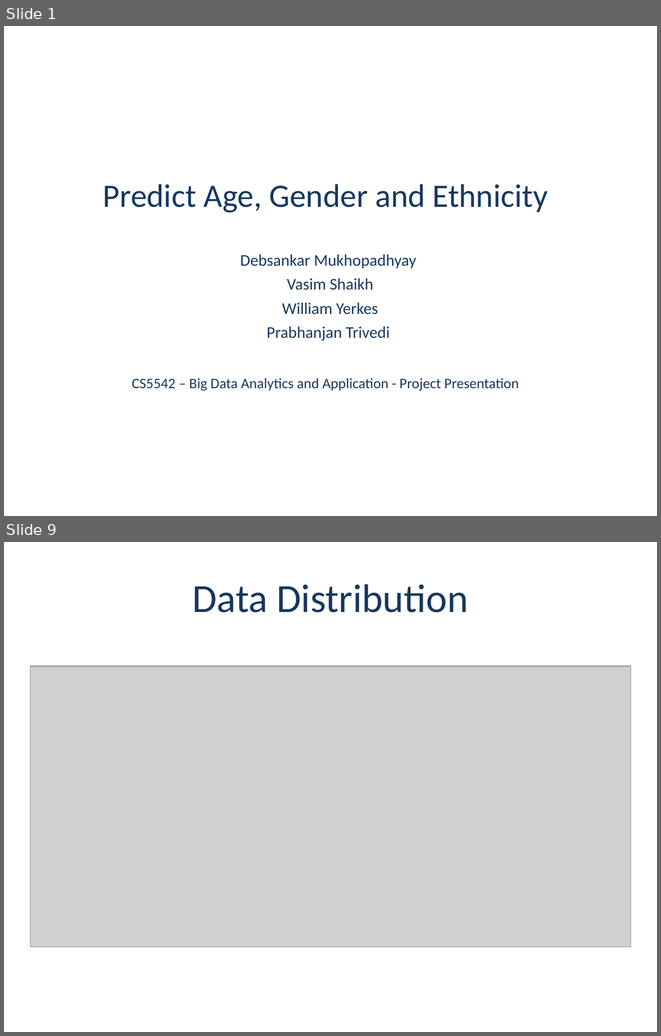
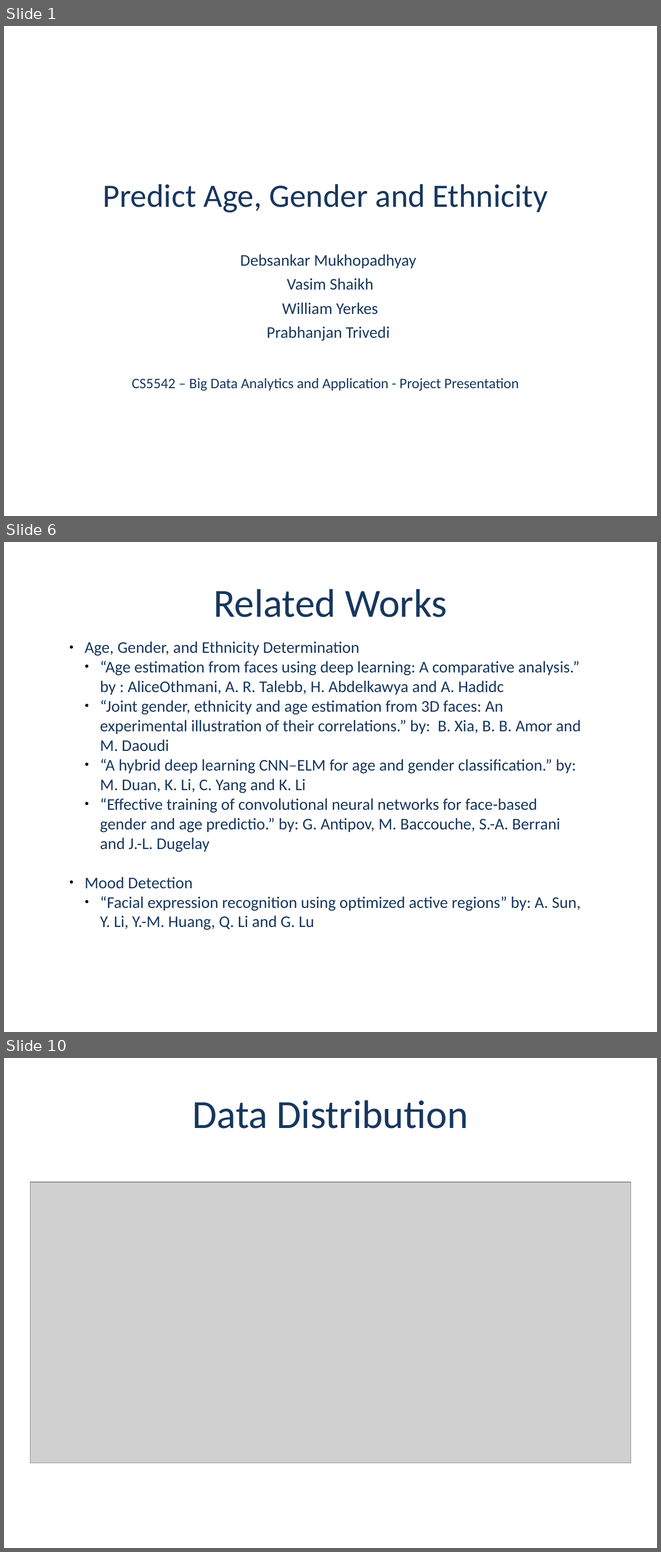
Before and after one commit to dmf49/cs5542FinalProject, a slide deck: Project Presentaion - Group 2- v1.2.0.pptx. Shown one above the other, each under a label of ours: slides 1 and 9 before the commit, slides 1, 6 and 10 after it; the slides between them are not shown. The pictures are 661x1036 and 661x1552 pixels, drawn with LibreOffice and Linux fonts; fonts in the diff are those of the drawing; grey boxes stand for pictures; background and template pictures are left out. Boxes give left, top, right and bottom in pixels: in the first picture for what was removed or moved away, otherwise in the second. Text is boxed around its words. In the diff, an @@ line names an element or a change of style, - is before the commit and + after.

Commit message:
Background and Related Works

```diff
--- a/Project Presentaion - Group 2- v1.2.0.pptx
+++ b/Project Presentaion - Group 2- v1.2.0.pptx
@@ slide 6 added at (4, 542, 657, 1032), background picture (left out) @@
@@ text added at (213, 589, 447, 617), 44 pt, text #17375E @@
+Related Works
@@ text added at (85, 641, 581, 930), 18 pt, text #17375E @@
+● Age, Gender, and Ethnicity Determination
+  ● “Age estimation from faces using deep learning: A comparative analysis.” by : AliceOthmani, A. R. Talebb, H. Abdelkawya and A. Hadidc
+  ● “Joint gender, ethnicity and age estimation from 3D faces: An experimental illustration of their correlations.” by: B. Xia, B. B. Amor and M. Daoudi
+  ● “A hybrid deep learning CNN–ELM for age and gender classification.” by: M. Duan, K. Li, C. Yang and K. Li
+  ● “Effective training of convolutional neural networks for face-based gender and age predictio.” by: G. Antipov, M. Baccouche, S.-A. Berrani and J.-L. Dugelay
+● Mood Detection
+  ● “Facial expression recognition using optimized active regions” by: A. Sun, Y. Li, Y.-M. Huang, Q. Li and G. Lu
@@ what was slide 9 is now slide 10 @@
```
Also in this commit, not shown: 5 slides changed, 1 other slide added, 1 slide removed.
